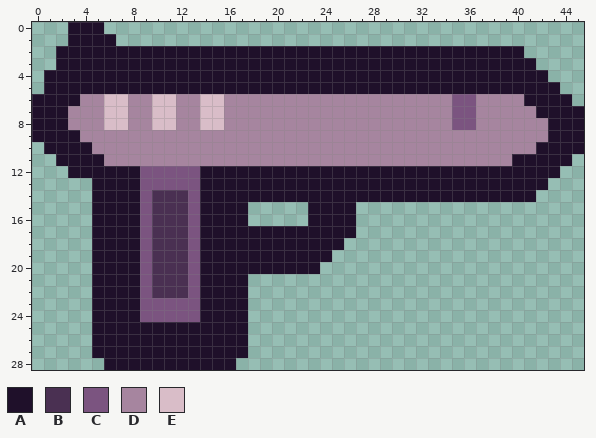
Edited in one commit: pixel-art sprite (public/static/gun.png). That is the earlier state.
The file is 46x29 pixels.
Palette (. is transparent): A #1f102a  B #4a3052  C #7b5480  D #a6859f  E #d9bdc8
Pixels before, first column x 0:
 0 ...AAA........................................
 1 ...AAAA.......................................
 2 ..AAAAAAAAAAAAAAAAAAAAAAAAAAAAAAAAAAAAAAA.....
 3 ..AAAAAAAAAAAAAAAAAAAAAAAAAAAAAAAAAAAAAAAA....
 4 .AAAAAAAAAAAAAAAAAAAAAAAAAAAAAAAAAAAAAAAAAA...
 5 .AAAAAAAAAAAAAAAAAAAAAAAAAAAAAAAAAAAAAAAAAAA..
 6 AAAADDEEDDEEDDEEDDDDDDDDDDDDDDDDDDDCCDDDDAAAA.
 7 AAADDDEEDDEEDDEEDDDDDDDDDDDDDDDDDDDCCDDDDDAAAA
 8 AAADDDEEDDEEDDEEDDDDDDDDDDDDDDDDDDDCCDDDDDDAAA
 9 AAAADDDDDDDDDDDDDDDDDDDDDDDDDDDDDDDDDDDDDDDAAA
10 .AAAADDDDDDDDDDDDDDDDDDDDDDDDDDDDDDDDDDDDDAAAA
11 ..AAAADDDDDDDDDDDDDDDDDDDDDDDDDDDDDDDDDDAAAAA.
12 ...AAAAAACCCCCAAAAAAAAAAAAAAAAAAAAAAAAAAAAAA..
13 .....AAAACCCCCAAAAAAAAAAAAAAAAAAAAAAAAAAAAA...
14 .....AAAACBBBCAAAAAAAAAAAAAAAAAAAAAAAAAAAA....
15 .....AAAACBBBCAAAA.....AAAA...................
16 .....AAAACBBBCAAAA.....AAAA...................
17 .....AAAACBBBCAAAAAAAAAAAAA...................
18 .....AAAACBBBCAAAAAAAAAAAA....................
19 .....AAAACBBBCAAAAAAAAAAA.....................
20 .....AAAACBBBCAAAAAAAAAA......................
21 .....AAAACBBBCAAAA............................
22 .....AAAACBBBCAAAA............................
23 .....AAAACCCCCAAAA............................
24 .....AAAACCCCCAAAA............................
25 .....AAAAAAAAAAAAA............................
26 .....AAAAAAAAAAAAA............................
27 .....AAAAAAAAAAAAA............................
28 ......AAAAAAAAAAA.............................
Once edited:
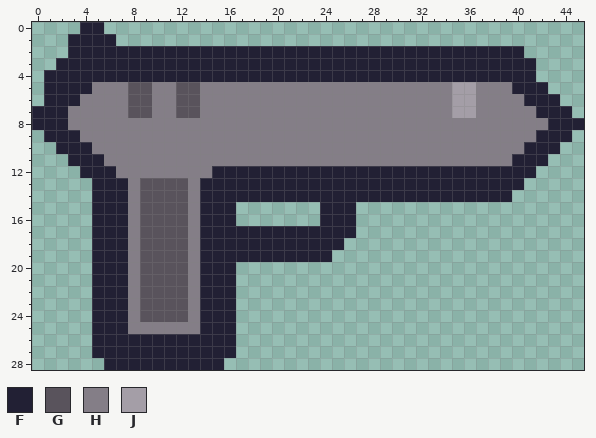
Colours new in this view: F #222034  G #59535c  H #847e87  J #a49ea7
Edits made:
Changed rows in their new state; - is an unchanged pixel.
first column x 0:
 0 ---.FF----------------------------------------
 1 ---FFFF---------------------------------------
 2 --.FFFFFFFFFFFFFFFFFFFFFFFFFFFFFFFFFFFFFF-----
 3 --FFFFFFFFFFFFFFFFFFFFFFFFFFFFFFFFFFFFFFFF----
 4 -FFFFFFFFFFFFFFFFFFFFFFFFFFFFFFFFFFFFFFFFF.---
 5 -FFFFHHHGGHHGGHHHHHHHHHHHHHHHHHHHHHJJHHHFFF.--
 6 .FFFHHHHGGHHGGHHHHHHHHHHHHHHHHHHHHHJJHHHHFFF.-
 7 FFFHHHHHGGHHGGHHHHHHHHHHHHHHHHHHHHHJJHHHHHFFF.
 8 FFFHHHHHHHHHHHHHHHHHHHHHHHHHHHHHHHHHHHHHHHHFFF
 9 .FFFHHHHHHHHHHHHHHHHHHHHHHHHHHHHHHHHHHHHHHFFF.
10 -.FFFHHHHHHHHHHHHHHHHHHHHHHHHHHHHHHHHHHHHFFF..
11 --.FFFHHHHHHHHHHHHHHHHHHHHHHHHHHHHHHHHHHFFF..-
12 ---.FFFHHHHHHHHFFFFFFFFFFFFFFFFFFFFFFFFFFF..--
13 -----FFFHGGGGHFFFFFFFFFFFFFFFFFFFFFFFFFFF..---
14 -----FFFHGGGGHFFFFFFFFFFFFFFFFFFFFFFFFFF..----
15 -----FFFHGGGGHFFF.-----.FFF-------------------
16 -----FFFHGGGGHFFF.-----.FFF-------------------
17 -----FFFHGGGGHFFFFFFFFFFFFF-------------------
18 -----FFFHGGGGHFFFFFFFFFFFF--------------------
19 -----FFFHGGGGHFFFFFFFFFFF---------------------
20 -----FFFHGGGGHFFF.......----------------------
21 -----FFFHGGGGHFFF.----------------------------
22 -----FFFHGGGGHFFF.----------------------------
23 -----FFFHGGGGHFFF.----------------------------
24 -----FFFHGGGGHFFF.----------------------------
25 -----FFFHHHHHHFFF.----------------------------
26 -----FFFFFFFFFFFF.----------------------------
27 -----FFFFFFFFFFFF.----------------------------
28 ------FFFFFFFFFF.-----------------------------
Pixel boxes of the changes (left, top, right, bottom) in both pictures:
changed: (32, 22, 584, 370)
